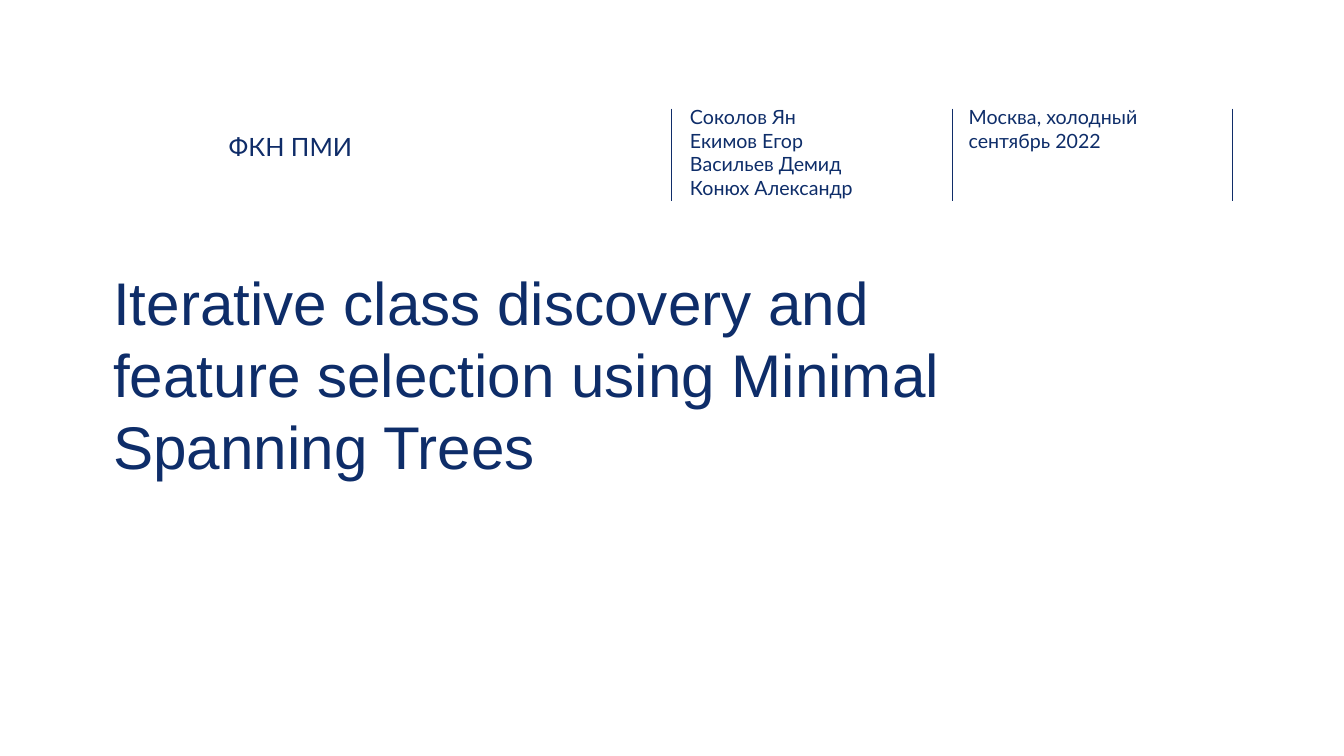
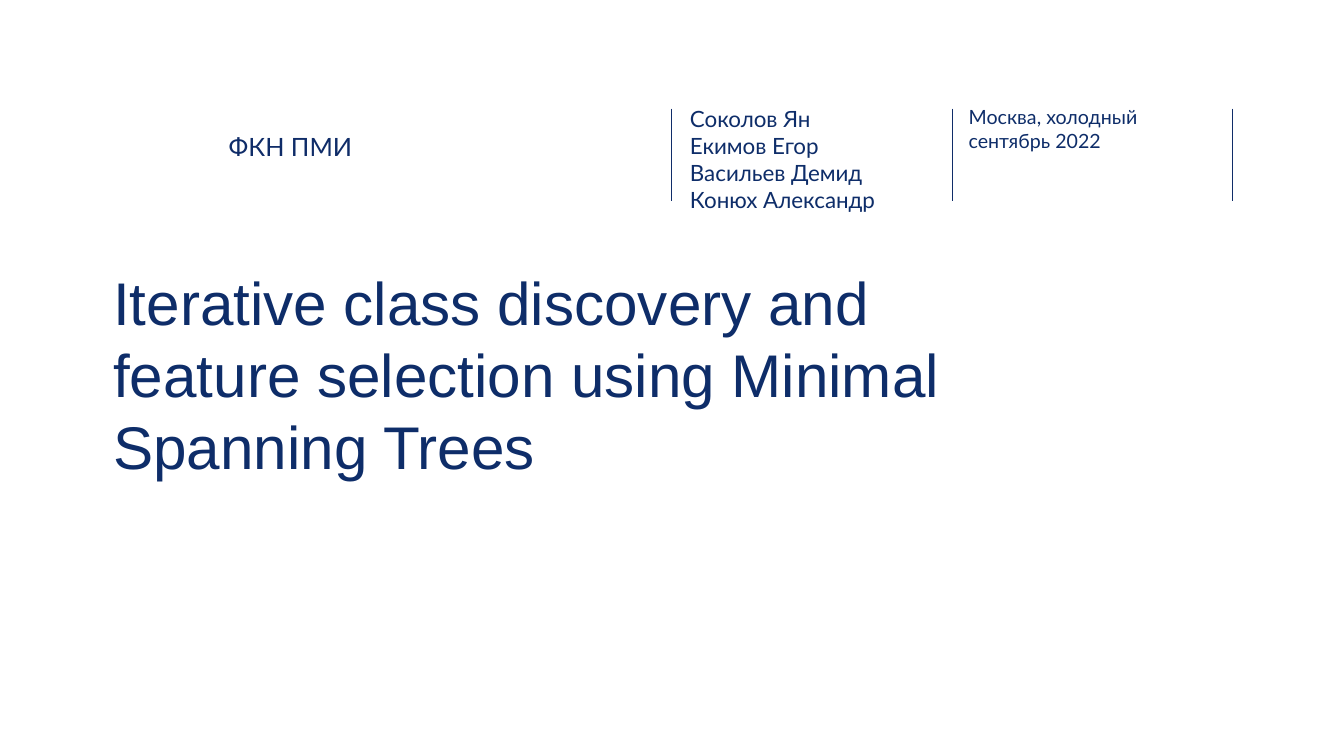
Before and after one commit to potroshitelshuk/Iterative-Class-Discovery, a slide deck: slide 1 of Отчетные материалы/Презентация.pptx. Drawn at 1344x756 pixels with LibreOffice and Linux fonts; fonts in the diff are those of the drawing; background and template pictures are left out. Boxes give left, top, right and bottom in pixels: in the first picture for what was removed or moved away, otherwise in the second. Text is boxed around its words. In the diff, an @@ line names an element or a change of style, - is before the commit and + after.

```diff
--- a/Отчетные материалы/Презентация.pptx
+++ b/Отчетные материалы/Презентация.pptx
@@ text "Соколов Ян" at bbox=[690, 110, 875, 212]: size 14 to 16 pt @@
```
Also in this commit, not shown: 6 other slides changed, 1 slide added, 1 other file.
